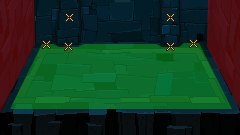
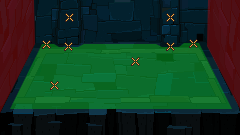
Comparing the layer stacks of the two 240x135 images. Changes:
added layer "Trap1" in group "Placeholders" over [50, 81, 59, 90]
added layer "Trap2" in group "Placeholders" over [131, 57, 140, 66]
